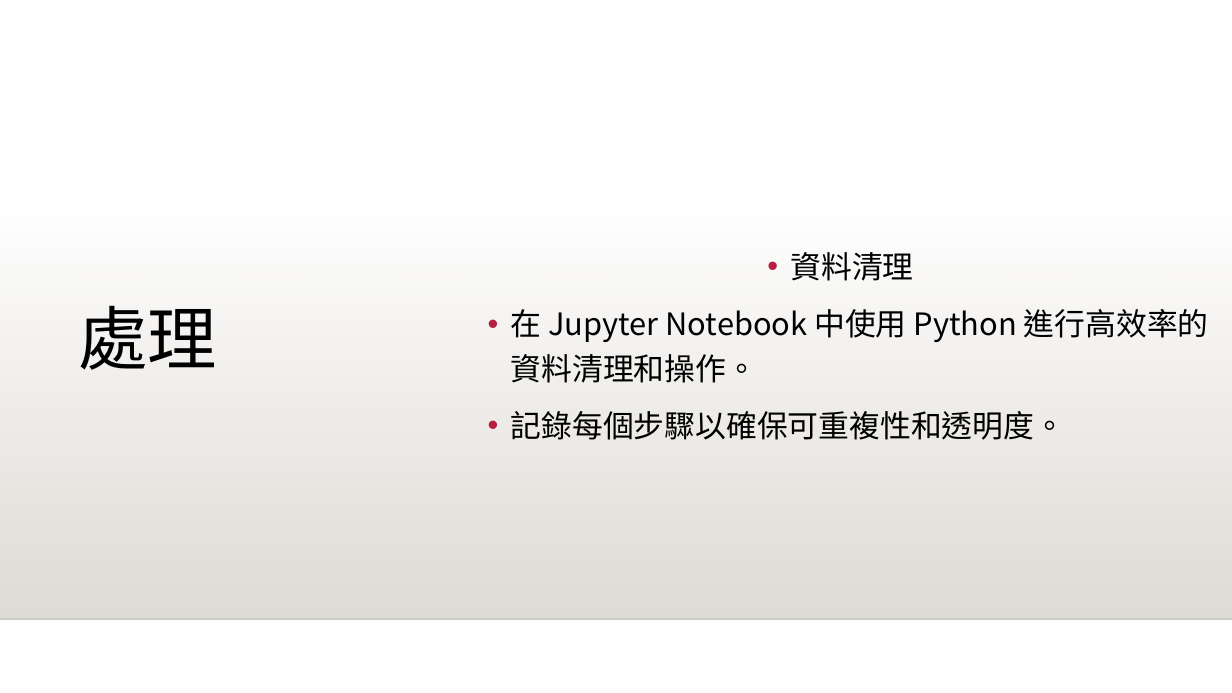
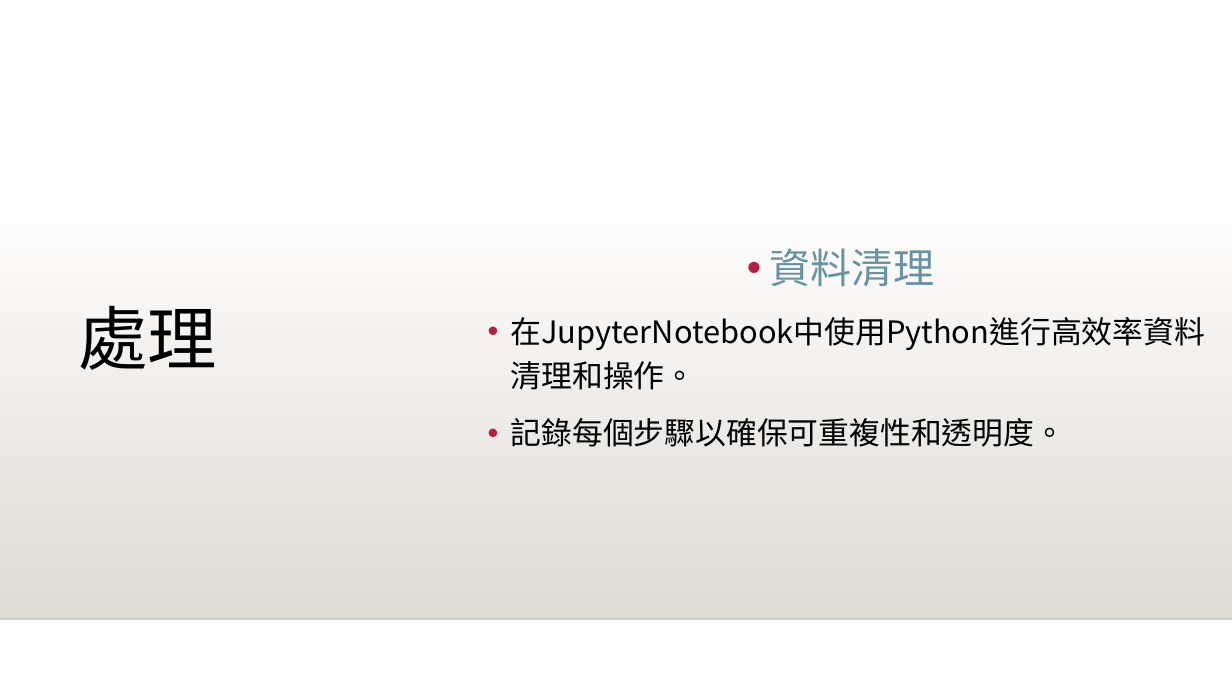
Before and after one commit to y4611676/Unanimous-Project, a slide deck: slide 6 of Analyze_project/Bike_Share/共享單車如何成功.pptx. Drawn at 1232x693 pixels with LibreOffice and Linux fonts; fonts in the diff are those of the drawing; background and template pictures are left out. Boxes give left, top, right and bottom in pixels: in the first picture for what was removed or moved away, otherwise in the second. Text is boxed around its words. In the diff, an @@ line names an element or a change of style, - is before the commit and + after.

```diff
--- a/Analyze_project/Bike_Share/共享單車如何成功.pptx
+++ b/Analyze_project/Bike_Share/共享單車如何成功.pptx
@@ text at <box>770,248,934,287</box>: size 24 to 32 pt, text colour #000000 to #6892A0 in "資料清理" @@
@@ text at <box>511,317,1205,390</box>: text changed @@
-• 在 Jupyter Notebook 中使用 Python 進行高效率的資料清理和操作。
+• 在JupyterNotebook中使用Python進行高效率資料清理和操作。
```
Also in this commit, not shown: 13 other slides changed, 1 slide added, 3 other files.
